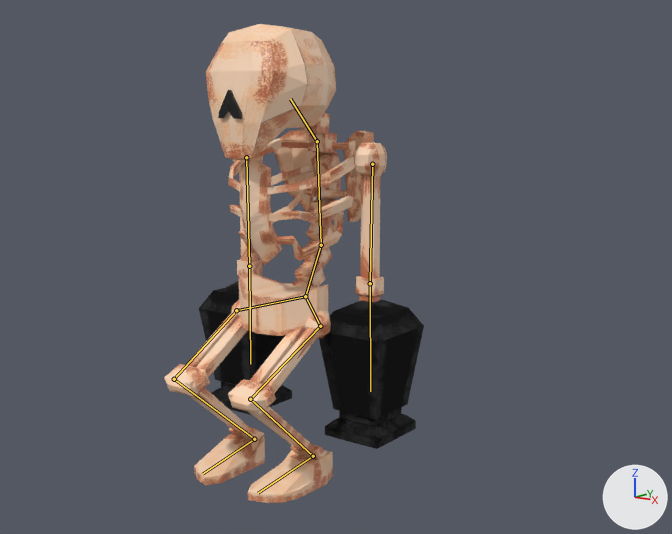
One commit to the Blender file Mega Skeleton.blend: the scene before it, then after it.
Rendered twice from a 50 mm lens placed at (11.64, -13.33, 6.38), pointed at (-0.14, 2.35, 2.79). The lights are fixed; the arrows at lower right show +X, +Y and +Z. The first picture is the older version. Both versions are drawn at frame 42 of the action 'Death'; the numbers are the values there. The bones that change are drawn over the model as lines.

In view in the first picture: 'Arms', 'Cannons', 'Head', 'Hip', 'LEgs', 'Ribs', 'SHoulder', 'Spine', 'feet'.
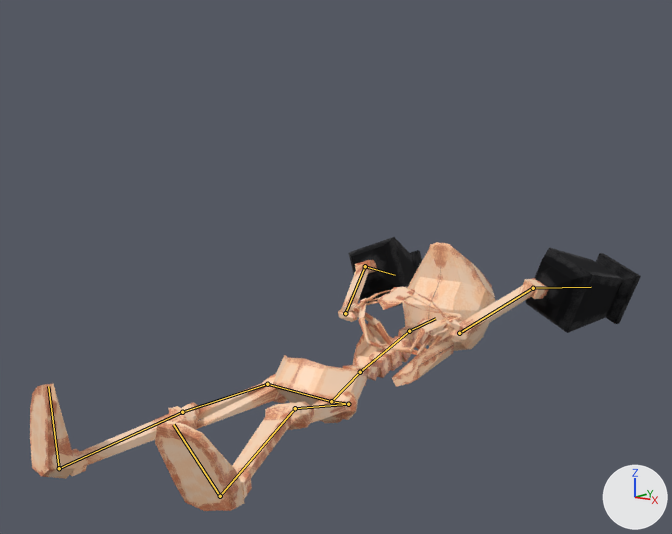
Pixel boxes (x1, y1, x2, y2) of what changed, in the pictures (672 x 534 px):
'Cannons', posed (30% wider, 43% shorter): before (199, 281, 424, 449); after (348, 237, 641, 333)
'Head', posed (27% narrower, 20% shorter): before (206, 24, 336, 160); after (402, 242, 496, 351)
'LEgs', posed (72% wider, 21% shorter): before (164, 300, 331, 458); after (70, 374, 358, 498)
'feet', posed (54% wider, 78% taller): before (194, 432, 333, 503); after (30, 384, 245, 511)
'Ribs', posed (16% narrower, 46% shorter): before (228, 138, 356, 265); after (354, 287, 461, 355)
'Hip', posed (7% wider, 8% taller): before (239, 273, 328, 336); after (272, 355, 367, 423)
'Arms', posed: before (233, 143, 387, 302); after (338, 260, 549, 340)
'Spine', posed: before (292, 113, 341, 288); after (343, 319, 438, 386)
'SHoulder', posed (29% shorter): before (274, 130, 374, 222); after (353, 322, 454, 387)
bone 'Spine', root to tip: before (305, 296) to (321, 245); after (331, 401) to (360, 372)
bone 'Spine.001', root to tip: before (321, 245) to (317, 141); after (360, 372) to (409, 331)
bone 'neck', root to tip: before (317, 141) to (290, 99); after (409, 331) to (435, 318)
bone 'left arm', root to tip: before (372, 164) to (370, 283); after (459, 333) to (533, 288)
bone 'left forearm', root to tip: before (370, 283) to (370, 391); after (533, 288) to (591, 287)
bone 'right arm', root to tip: before (246, 157) to (249, 266); after (345, 313) to (365, 266)
bone 'right forearm', root to tip: before (249, 266) to (250, 364); after (365, 266) to (395, 275)
bone 'left hip', root to tip: before (305, 296) to (236, 310); after (331, 401) to (267, 384)
bone 'left hip.001', root to tip: before (236, 310) to (174, 379); after (267, 384) to (182, 412)
bone 'left hip.002', root to tip: before (174, 379) to (254, 439); after (182, 412) to (59, 468)
bone 'left hip.003', root to tip: before (254, 439) to (202, 474); after (59, 468) to (48, 386)
bone 'right hip', root to tip: before (305, 296) to (320, 326); after (331, 401) to (348, 404)
bone 'right hip.001', root to tip: before (320, 326) to (250, 399); after (348, 404) to (295, 408)
bone 'right hip.002', root to tip: before (250, 399) to (313, 456); after (295, 408) to (220, 496)
bone 'right hip.003', root to tip: before (313, 456) to (258, 493); after (220, 496) to (173, 424)

What the commit changed:
Bone 'Spine' (bone_spine) moves from (0.0, 0.0, 0.0) to (0.0, -1.79, -1.89).
Bone 'Spine' (bone_spine) turns from (0, 0, 0) to (-42, 0, 0) degrees about its own x, y and z.
Bone 'Spine.001' (bone_spine_001) turns from (0, 0, 0) to (-37, 1, 3) degrees about its own x, y and z.
Bone 'neck' (bone_neck) turns from (0, 0, 0) to (-52, 3, 7) degrees about its own x, y and z.
Bone 'left arm' (bone_left_arm) turns from (0, 0, 0) to (169, -23, -16) degrees about its own x, y and z.
Bone 'left forearm' (bone_left_forearm) turns from (0, 0, 0) to (27, -10, 1) degrees about its own x, y and z.
Bone 'right arm' (bone_right_arm) turns from (0, 0, 0) to (169, 28, 15) degrees about its own x, y and z.
Bone 'right forearm' (bone_right_forearm) turns from (0, 0, 0) to (37, 13, 0) degrees about its own x, y and z.
Bone 'left hip' (bone_left_hip) moves from (0.0, 0.0, 0.0) to (1.13, -0.08, -2.35).
Bone 'left hip' (bone_left_hip) turns from (0, 0, 0) to (31, 27, 19) degrees about its own x, y and z.
Bone 'left hip.001' (bone_left_hip_001) turns from (0, 0, 0) to (1, 0, -24) degrees about its own x, y and z.
Bone 'left hip.002' (bone_left_hip_002) turns from (0, 0, 0) to (30, -37, 87) degrees about its own x, y and z.
Bone 'left hip.003' (bone_left_hip_003) turns from (0, 0, 0) to (-10, -2, -34) degrees about its own x, y and z.
Bone 'right hip' (bone_right_hip) moves from (0.0, 0.0, 0.0) to (-1.13, -0.08, -2.35).
Bone 'right hip' (bone_right_hip) turns from (0, 0, 0) to (31, -27, -19) degrees about its own x, y and z.
Bone 'right hip.001' (bone_right_hip_001) turns from (0, 0, 0) to (9, 14, 9) degrees about its own x, y and z.
Bone 'right hip.002' (bone_right_hip_002) turns from (0, 0, 0) to (29, 27, -69) degrees about its own x, y and z.
Bone 'right hip.003' (bone_right_hip_003) turns from (0, 0, 0) to (-14, 5, 53) degrees about its own x, y and z.
